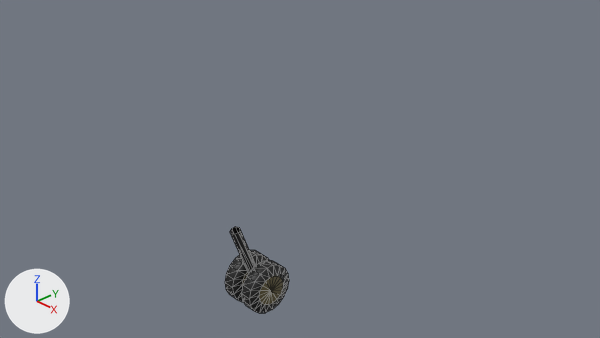
Renders of the Blender file X-Plane Aircraft Projects/DHC-5 Buffalo/dev-Blender_files/DHC-5_nose-gear.blend from each side of a commit.
Before and after are seen from the file's camera 'Camera'. Arrows for +X, +Y and +Z are at lower left; the lights stay in place. Mesh edges are drawn as thin lines.

The scene before the commit, as lines of its bpy script (objects in view):
```python
me_dhc_5_buffalo_001 = bpy.data.meshes.new('DHC-5_Buffalo.001')
me_dhc_5_buffalo_001.from_pydata(...)  # 164 vertices, 304 faces; spans x -0.295..0.299, y -1.214..-0.445, z -1.868..-0.541
me_dhc_5_buffalo_001.polygons.foreach_set('use_smooth', [True] * 304)
me_dhc_5_buffalo_001.materials.append(mat_dhc_5_rcaf_yellow)  # picture img_dhc_5_buffalo_paint_png
ob_dhc_5_nose_gear = bpy.data.objects.new('DHC-5_nose-gear', me_dhc_5_buffalo_001)
ob_dhc_5_nose_gear.location = (0.0, 0.0, 0.0)
```
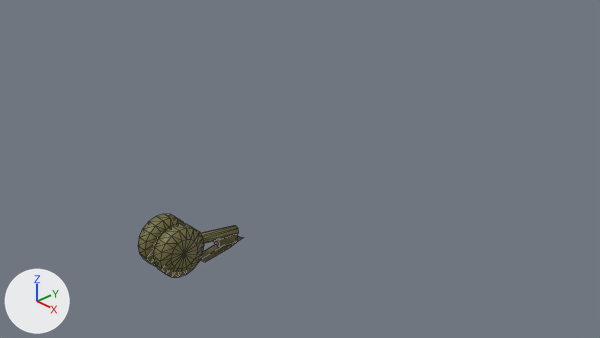
Scene script edits in JSON lines:
```json
{"op": "add", "block": "img_dhc_5_buffalo_paint_png_001", "code": ["img_dhc_5_buffalo_paint_png_001 = load_image('DHC-5_Buffalo_paint.png.001', '../DHC-5_Buffalo_paint.png', 2048, 2048, 'sRGB')"]}
{"op": "add", "block": "mat_dhc_5_rcaf_yellow_001", "code": ["mat_dhc_5_rcaf_yellow_001 = principled_material('DHC-5_RCAF_yellow.001')", "mat_dhc_5_rcaf_yellow_001.texture = img_dhc_5_buffalo_paint_png_001"]}
{"block": "me_dhc_5_buffalo_001", "where": "# used by ob_dhc_5_nose_gear; location = (0.0, 0.0, 0.0)"}
{"op": "remove", "block": "me_dhc_5_buffalo_001", "code": "me_dhc_5_buffalo_001.from_pydata(...)  # 164 vertices, 304 faces; spans x -0.295..0.299, y -1.214..-0.445, z -1.868..-0.541"}
{"op": "add", "block": "me_dhc_5_buffalo_001", "code": "me_dhc_5_buffalo_001.from_pydata(...)  # 214 vertices, 340 faces, 12 loose edges; spans x -0.267..0.268, y -0.067..0.666, z -1.268..0.101"}
{"block": "me_dhc_5_buffalo_001", "change": "me_dhc_5_buffalo_001 part 1: the loose piece of 74 vertices spanning x -0.295..-0.057, y -1.157..-0.445, z -1.868..-1.16 is scaled about its middle by 0.9, then moved by (0.016, 1.147, 0.565), in mat_dhc_5_rcaf_yellow_001 (picture img_dhc_5_buffalo_paint_png_001)"}
{"block": "me_dhc_5_buffalo_001", "change": "me_dhc_5_buffalo_001 part 2: the loose piece of 74 vertices spanning x 0.061..0.299, y -1.157..-0.446, z -1.868..-1.16 is scaled about its middle by 0.9, then moved by (-0.02, 1.147, 0.565), in mat_dhc_5_rcaf_yellow_001 (picture img_dhc_5_buffalo_paint_png_001)"}
{"block": "me_dhc_5_buffalo_001", "change": "me_dhc_5_buffalo_001 part 3: a new loose piece of 50 vertices spanning x -0.099..0.106, y 0.025..0.471, z -0.405..0.101, in mat_dhc_5_rcaf_yellow (picture img_dhc_5_buffalo_paint_png)"}
{"block": "me_dhc_5_buffalo_001", "change": "me_dhc_5_buffalo_001 part 4: a new loose piece of 16 vertices spanning x -0.071..0.071, y -0.067..0.412, z -0.973..0.024, in mat_dhc_5_rcaf_yellow_001 (picture img_dhc_5_buffalo_paint_png_001)"}
{"block": "me_dhc_5_buffalo_001", "change": "me_dhc_5_buffalo_001 part 5: the loose piece of 16 vertices spanning x -0.069..0.073, y -1.214..-0.734, z -1.539..-0.541 is deleted"}
{"op": "add", "block": "me_dhc_5_buffalo_001", "code": "me_dhc_5_buffalo_001.materials.append(mat_dhc_5_rcaf_yellow_001)  # picture img_dhc_5_buffalo_paint_png_001"}
{"op": "set", "path": "ob_dhc_5_nose_gear.location", "old": "(0.0, 0.0, 0.0)", "new": "(0.002, -1.147, -0.565)"}
{"op": "set", "path": "ob_dhc_5_nose_gear.rotation_euler", "old": "(0.0, 0.0, 0.0)", "new": "(-2.114, 0.0, 0.0)", "note": "degrees (0, 0, 0) -> degrees (-121, 0, 0)"}
```

Where the change shows, as pixel boxes (x1, y1, x2, y2) in the pictures (600 x 338 px; the box of a moved part takes in the faces that stretch with it):
```json
{"object": "DHC-5_nose-gear", "change": "reshaped, moved, turned", "before": [225, 227, 289, 313], "after": [138, 214, 243, 277]}
{"part": 1, "of": "me_dhc_5_buffalo_001", "change": "moved or reshaped", "before": [225, 250, 269, 302], "after": [138, 214, 185, 266]}
{"part": 2, "of": "me_dhc_5_buffalo_001", "change": "moved or reshaped", "before": [242, 260, 289, 313], "after": [153, 223, 204, 277]}
{"part": 3, "of": "me_dhc_5_buffalo_001", "change": "added", "after": [200, 234, 243, 262], "on screen": "brown"}
{"part": 4, "of": "me_dhc_5_buffalo_001", "change": "added", "after": [201, 225, 239, 243]}
{"part": 5, "of": "me_dhc_5_buffalo_001", "change": "deleted", "before": [230, 227, 256, 274]}
```
